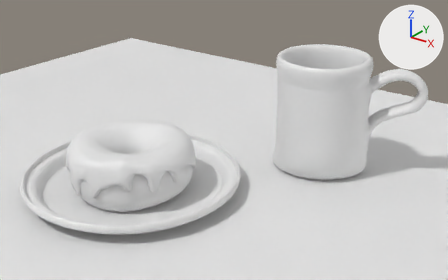
A saved change to the Blender file scenes/donut_tutorail_new.blend.
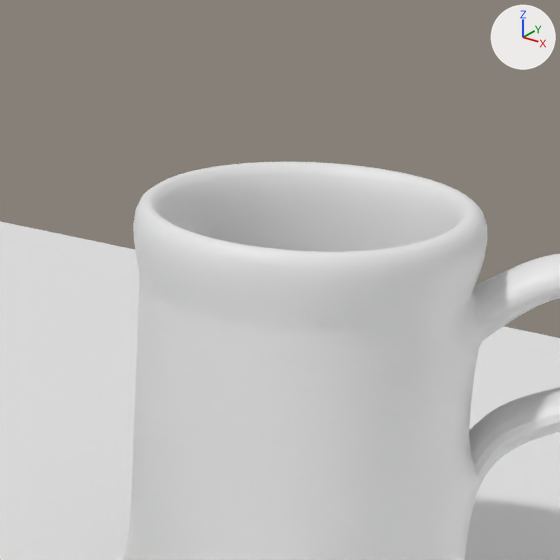
There are two pictures of each version: one whole from a 50 mm camera at (0.944, -0.906, 0.682) aimed at (0.166, 0.13, 0.118), one close up on the part from 54% to 88% of the width and 0% to 55% of the height. The lights are fixed; the arrows at upper right show +X, +Y and +Z. The last two pictures show the newer version. Materials are left out; every surface is plain grey.

In view in the first close-up: 'MUG ', 'TABLE'.
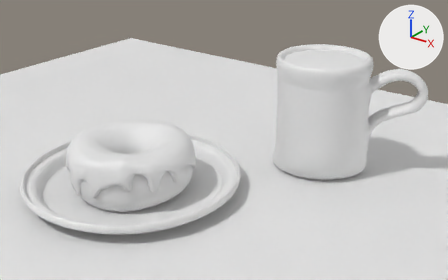
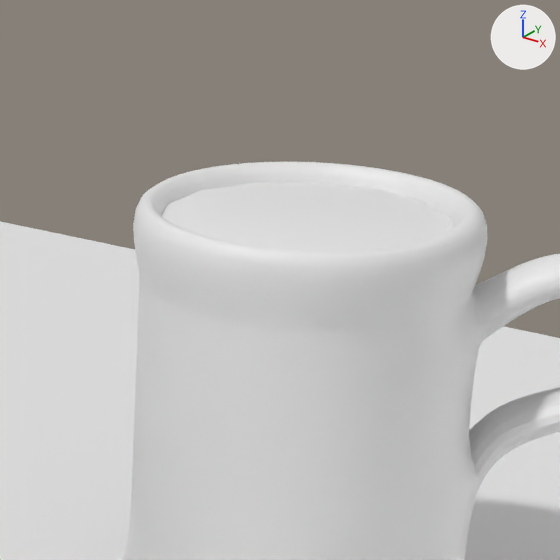
Where the change shows, as pixel boxes (x1, y1, x2, y2) in the close-ups (560 x 560 px):
'FOAM', added
    after: (161, 182, 454, 252)

What changed in the scene script:
```text
Add me_cylinder_004:
    me_cylinder_004.from_pydata([(0.0, 0.142, 0.12), (0.062, 0.128, 0.12), (0.111, 0.089, 0.12), (0.138, 0.032, 0.12), (0.138, -0.032, 0.12), (0.111, -0.089, 0.12), (0.062, -0.128, 0.12), (0.0, -0.142, 0.12), (-0.062, -0.128, 0.12), (-0.111, -0.089, 0.12), (-0.138, -0.032, 0.12), (-0.138, 0.032, 0.12), (-0.111, 0.089, 0.12), (-0.062, 0.128, 0.12)], [], [(1, 0, 13, 12, 11, 10, 9, 8, 7, 6, 5, 4, 3, 2)])
    me_cylinder_004.polygons.foreach_set('use_smooth', [True] * 1)
Add ob_foam:
    ob_foam = bpy.data.objects.new('FOAM', me_cylinder_004)
    ob_foam.location = (0.2889, 0.357, 0.1407)
    ob_foam.rotation_euler = (0.0, 0.0, 0.457)  # degrees (0, 0, 26)
    ob_foam.scale = (0.849, 0.849, 1.17)
    _m = ob_foam.modifiers.new('Solidify', 'SOLIDIFY')
    _m.thickness = 0.03
    _m = ob_foam.modifiers.new('Subdivision', 'SUBSURF')
    _m.levels = 4
```
